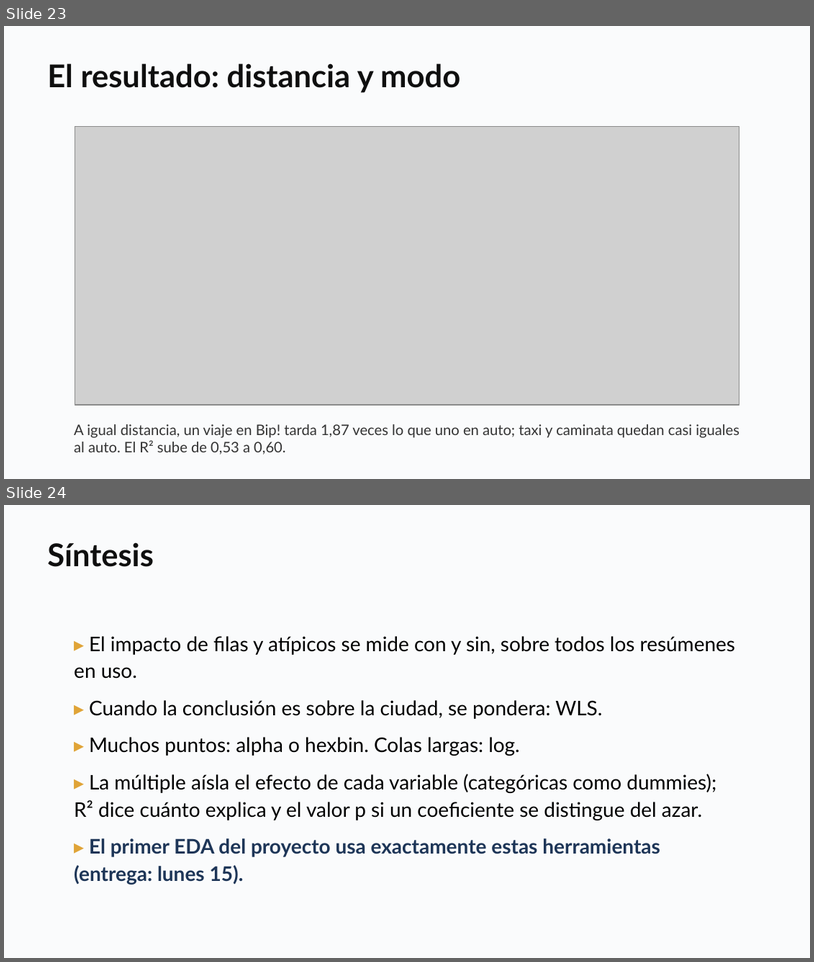
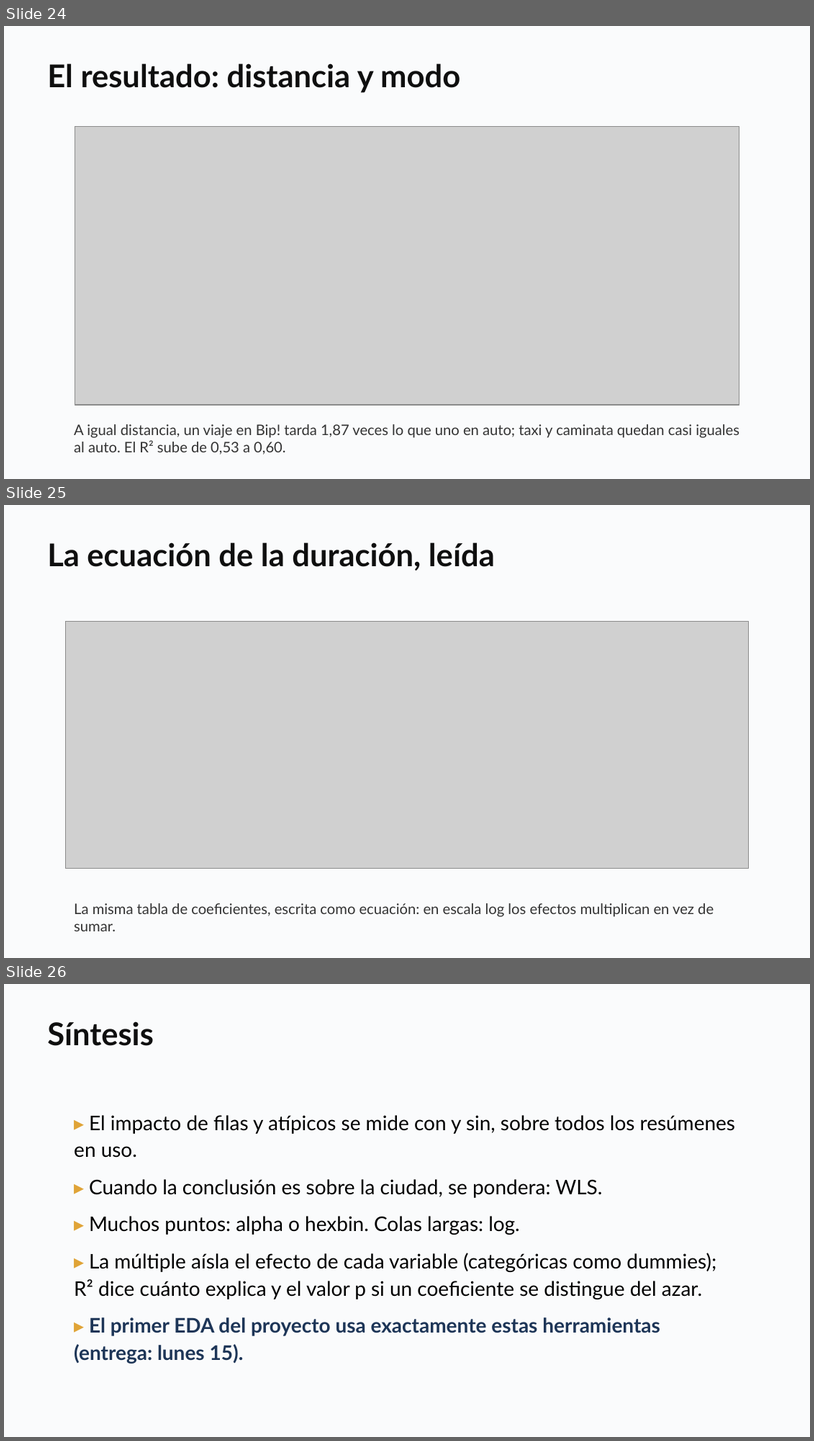
Before and after one commit to daniopitz/diplomado-cdd, a slide deck: presentaciones/clase04_regresion_multiple.pptx. Shown one above the other, each under a label of ours: slides 23 and 24 before the commit, slides 24, 25 and 26 after it. The pictures are 814x962 and 814x1441 pixels, drawn with LibreOffice and Linux fonts; fonts in the diff are those of the drawing; grey boxes stand for pictures. Boxes give left, top, right and bottom in pixels: in the first picture for what was removed or moved away, otherwise in the second. Text is boxed around its words. In the diff, an @@ line names an element or a change of style, - is before the commit and + after.

```diff
--- a/presentaciones/clase04_regresion_multiple.pptx
+++ b/presentaciones/clase04_regresion_multiple.pptx
@@ slide 25 added at (x1=4, y1=505, x2=810, y2=958), background #FFFFFF @@
@@ rectangle added at (x1=4, y1=505, x2=810, y2=958), fill #FAFBFC @@
@@ text added at (x1=47, y1=542, x2=495, y2=571), 28 pt, text #0F0F0F, bold @@
+La ecuación de la duración, leída
@@ picture added at (x1=65, y1=621, x2=748, y2=868) @@
@@ text added at (x1=74, y1=903, x2=714, y2=931), 13 pt, text #333333 @@
+La misma tabla de coeficientes, escrita como ecuación: en escala log los efectos multiplican en vez de sumar.
@@ what was slide 23 is now slide 24 @@
@@ what was slide 24 is now slide 26 @@
```
Also in this commit, not shown: 4 slides changed, 1 other slide added, 3 other files.
